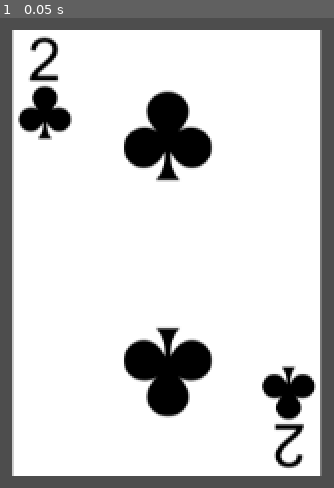
Above: before the commit, frame 1.
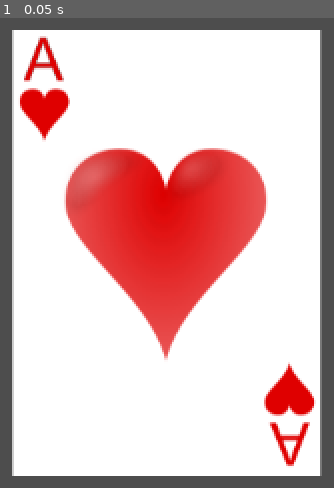
Above: after the commit, the same moment.

Repository: water221c/CARD
Game: Godot game, scene res://card.tscn
The game is run twice, just before and just after one commit, with the same random seed, the same clock (stepped at 60 frames per second) and the same inputs. Before the commit the project has no main scene; this scene is started directly in both runs.
Inputs:
- Up to frame 1 (0.05 s): no input

The runs differ from the first frame. In frame 1, 26% of the frame differs, in the area x 5-95%, y 3-96%.

Commit message:
TEXTURE

Diff:
--- /dev/null
+++ b/card.gd
@@ -0,0 +1,12 @@
+extends Area2D
+
+var texture = preload("res://Playing Cards/ace_of_hearts.png")
+
+# Called when the node enters the scene tree for the first time.
+func _ready():
+	$Sprite2D.texture = texture
+
+
+# Called every frame. 'delta' is the elapsed time since the previous frame.
+func _process(delta):
+	pass
--- a/card.tscn
+++ b/card.tscn
@@ -1,5 +1,6 @@
-[gd_scene load_steps=4 format=3 uid="uid://dfjtepxdqtf1v"]
+[gd_scene load_steps=5 format=3 uid="uid://dfjtepxdqtf1v"]
 
+[ext_resource type="Script" path="res://card.gd" id="1_3ybvy"]
 [ext_resource type="Texture2D" uid="uid://duxvjxngxwst6" path="res://Playing Cards/2_of_clubs.png" id="1_ies30"]
 
 [sub_resource type="CanvasTexture" id="CanvasTexture_pruc3"]
@@ -9,6 +10,7 @@
 
 [node name="Card" type="Area2D"]
 position = Vector2(446, 236)
+script = ExtResource("1_3ybvy")
 metadata/_edit_group_ = true
 
 [node name="TextureRect" type="TextureRect" parent="."]
--- a/project.godot
+++ b/project.godot
@@ -11,5 +11,6 @@
 [application]
 
 config/name="CARD"
+run/main_scene="res://card.tscn"
 config/features=PackedStringArray("4.1", "Forward Plus")
 config/icon="res://icon.svg"
